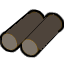
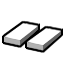
Two versions of the same layered image (w=64, h=64). Layer-by-layer changes:
removed group "Group added by GIMP #1" (3 layers) over [17, 13, 63, 57]
removed layer "Ebene" from group "Group added by GIMP #1" over [17, 16, 48, 47]
removed layer "Layer 13 copy 2" from group "Group added by GIMP #1" over [21, 13, 63, 57]
removed group "Group added by GIMP" (2 layers) over [0, 10, 45, 51]
removed layer "Layer 13 copy" from group "Group added by GIMP" over [0, 10, 45, 51]
removed layer "Layer 1" over [0, 8, 64, 58]
added layer "Layer 12 Kopie" above "Layer 12 Kopie 2" over [4, 22, 38, 46]
added layer "Layer 12 Kopie 2" above "Layer 11 Kopie 2" over [27, 27, 61, 51]
added layer "Layer 11 Kopie 2" above "Layer 11 Kopie" over [25, 25, 63, 53]
added layer "Layer 11 Kopie" over [2, 20, 40, 48]
